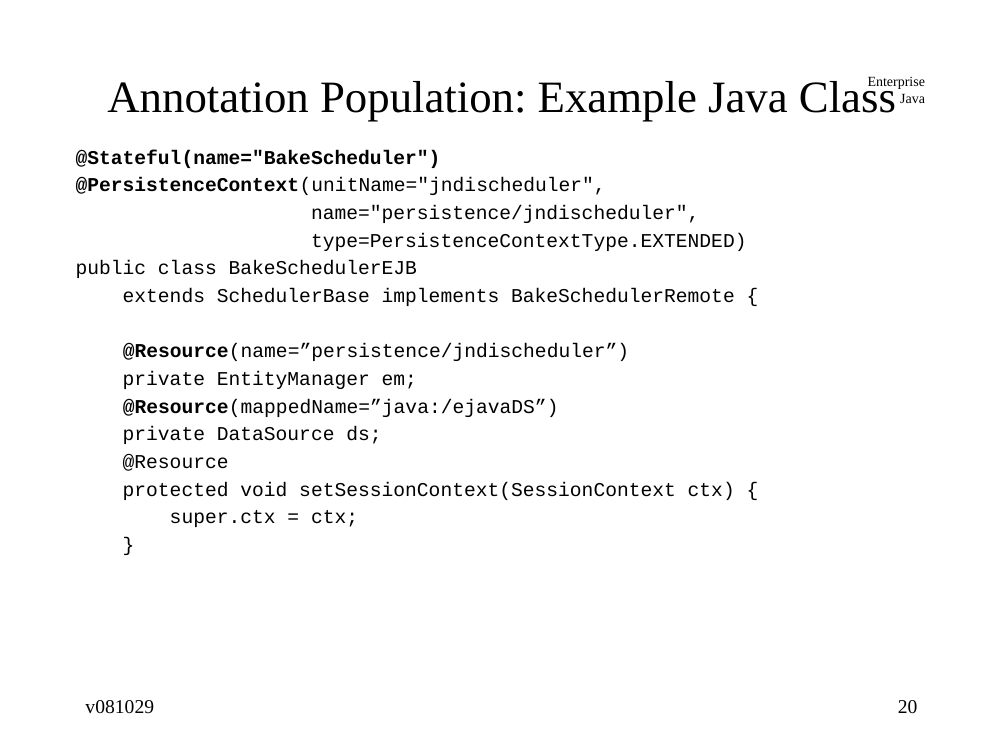
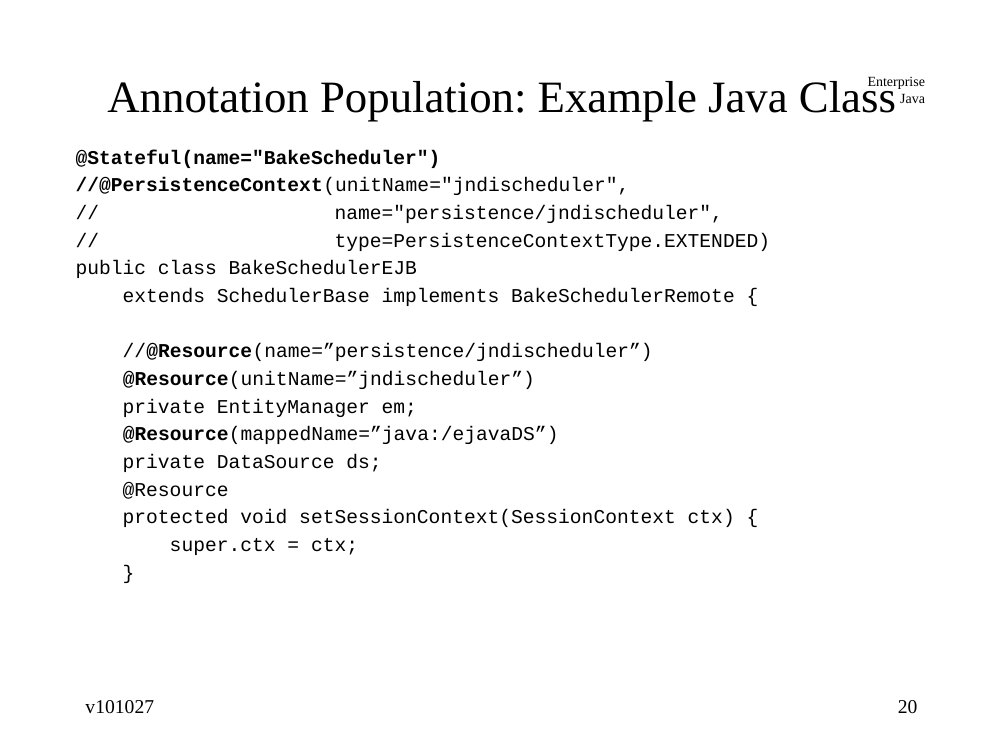
Before and after one commit to jcstaff/ejava-javaee, a slide deck: slide 20 of jndiDemo/src/site/resources/lectures/jndiENC.ppt. Drawn at 1008x756 pixels with LibreOffice and Linux fonts; fonts in the diff are those of the drawing. Boxes give left, top, right and bottom in pixels: in the first picture for what was removed or moved away, otherwise in the second. Text is boxed around its words. In the diff, an @@ line names an element or a change of style, - is before the commit and + after.

```diff
--- a/jndiDemo/src/site/resources/lectures/jndiENC.ppt
+++ b/jndiDemo/src/site/resources/lectures/jndiENC.ppt
@@ text at box(76, 178, 771, 251): text changed @@
-@PersistenceContext(unitName="jndischeduler",
-name="persistence/jndischeduler",
-type=PersistenceContextType.EXTENDED)
+//@PersistenceContext(unitName="jndischeduler",
+// name="persistence/jndischeduler",
+// type=PersistenceContextType.EXTENDED)
@@ text at box(123, 344, 653, 389): text changed @@
-@Resource(name=”persistence/jndischeduler”)
+//@Resource(name=”persistence/jndischeduler”)
+@Resource(unitName=”jndischeduler”)
@@ text at box(85, 700, 154, 714): text changed @@
-v081029
+v101027
```
Also in this commit, not shown: 24 other slides changed, 31 other files.
